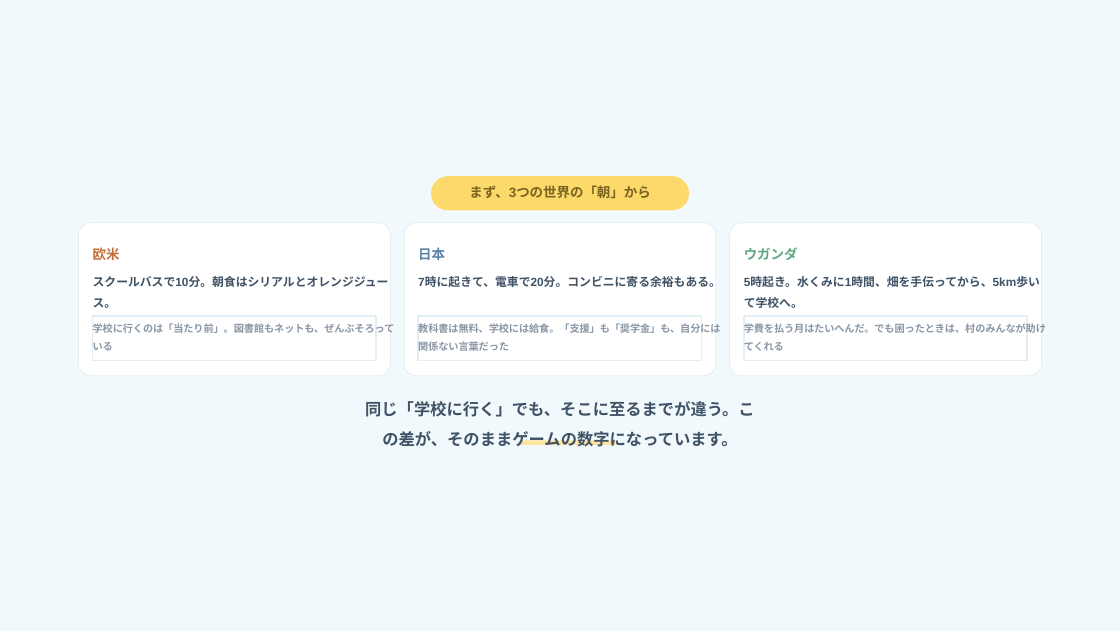
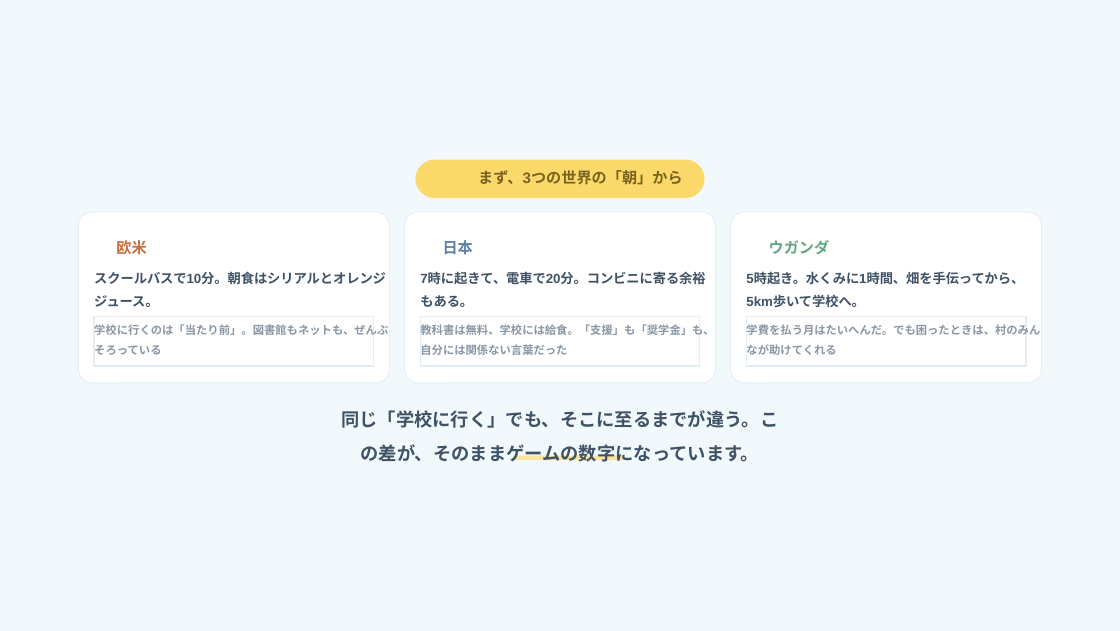
Before and after one commit to arico1101/door-world-short-online, a slide deck: slide 3 of slides.pptx. Drawn at 1120x631 pixels with LibreOffice and Linux fonts; fonts in the diff are those of the drawing; background and template pictures are left out. Boxes give left, top, right and bottom in pixels: in the first picture for what was removed or moved away, otherwise in the second. Text is boxed around its words. In the diff, an @@ line names an element or a change of style, - is before the commit and + after.

```diff
--- a/slides.pptx
+++ b/slides.pptx
@@ rounded rectangle: place and size @@
-rounded rectangle at [431, 176, 689, 211]
+rounded rectangle at [415, 160, 704, 199]
@@ size 13 to 14.6 pt; line spacing 23.4pt to 26.2pt in 4 elements at [116, 240, 146, 255], [443, 240, 473, 255], [769, 240, 830, 254], [478, 170, 683, 185] @@
@@ text "まず、3つの世界の「朝」から": place and size @@
-text "まず、3つの世界の「朝」から" at [469, 185, 650, 198]
+text "まず、3つの世界の「朝」から" at [478, 170, 683, 185]
@@ rounded rectangle: place and size @@
-rounded rectangle at [78, 223, 391, 376]
+rounded rectangle at [78, 212, 389, 383]
@@ text "欧米": place and size @@
-text "欧米" at [93, 247, 120, 260]
+text "欧米" at [116, 240, 146, 255]
@@ rounded rectangle: place and size @@
-rounded rectangle at [404, 223, 716, 376]
+rounded rectangle at [405, 212, 715, 383]
@@ text "日本": place and size @@
-text "日本" at [418, 247, 445, 260]
+text "日本" at [443, 240, 473, 255]
@@ rounded rectangle: place and size @@
-rounded rectangle at [729, 223, 1042, 376]
+rounded rectangle at [730, 212, 1041, 383]
@@ text "ウガンダ": place and size @@
-text "ウガンダ" at [744, 247, 798, 260]
+text "ウガンダ" at [769, 240, 830, 254]
@@ size 11.4 to 12.8 pt; line spacing 19.4pt to 21.7pt in 3 elements at [420, 273, 705, 307], [94, 271, 386, 307], [746, 273, 1024, 308] @@
@@ size 9.8 to 10.9 pt; line spacing 17.6pt to 19.7pt in 3 elements at [420, 324, 714, 355], [746, 324, 1040, 355], [94, 324, 388, 355] @@
@@ rectangle: place and size @@
-rectangle at [93, 316, 376, 360]
+rectangle at [94, 317, 373, 366]
@@ rectangle: place and size @@
-rectangle at [418, 316, 702, 360]
+rectangle at [420, 317, 700, 366]
@@ rectangle: place and size @@
-rectangle at [744, 316, 1027, 360]
+rectangle at [747, 317, 1026, 366]
@@ text "同じ「学校に行く」でも、そこに至るまでが違う。この差が、そのままゲームの数字になっています。": place and size @@
-text "同じ「学校に行く」でも、そこに至るまでが違う。この差が、そのままゲームの数字になっています。" at [365, 401, 755, 447]
+text "同じ「学校に行く」でも、そこに至るまでが違う。この差が、そのままゲームの数字になっています。" at [341, 410, 778, 462]
@@ text "同じ「学校に行く」でも、そこに至るまでが違う。この差が、そのままゲームの数字になっています。" at [341, 410, 778, 462]: size 15.7 to 17.6 pt; line spacing 29.1pt to 32.6pt @@
@@ rectangle: place and size @@
-rectangle at [519, 441, 617, 445]
+rectangle at [514, 455, 624, 460]
```
Also in this commit, not shown: 26 other slides changed.
